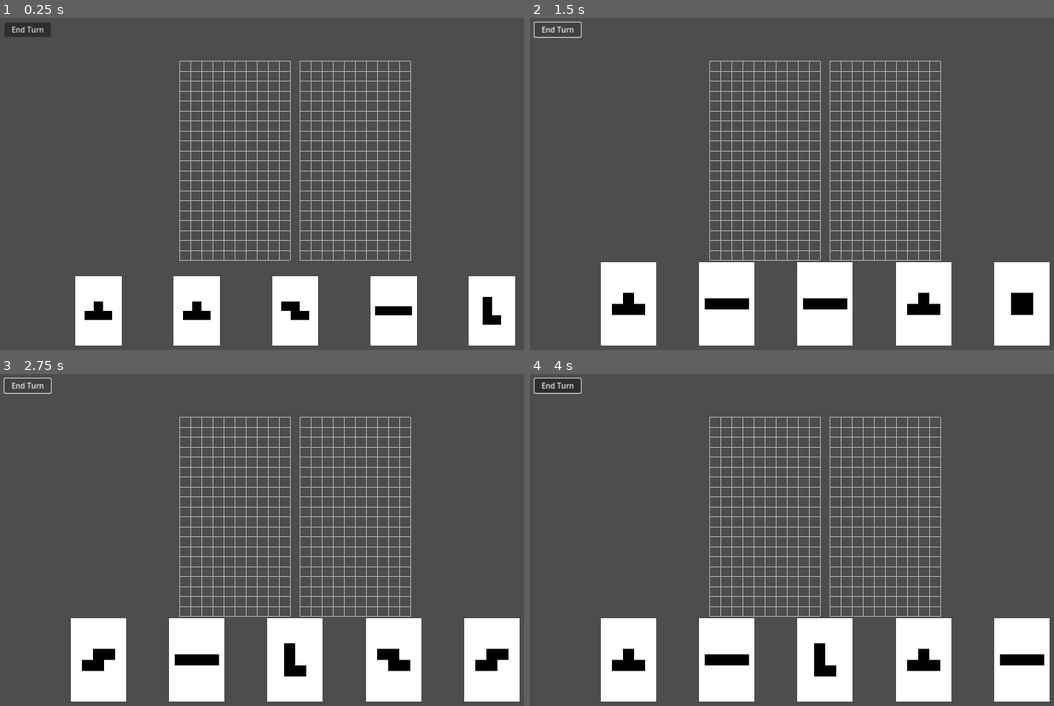
Above: before the commit, frames 1-4 (two rows, left to right).
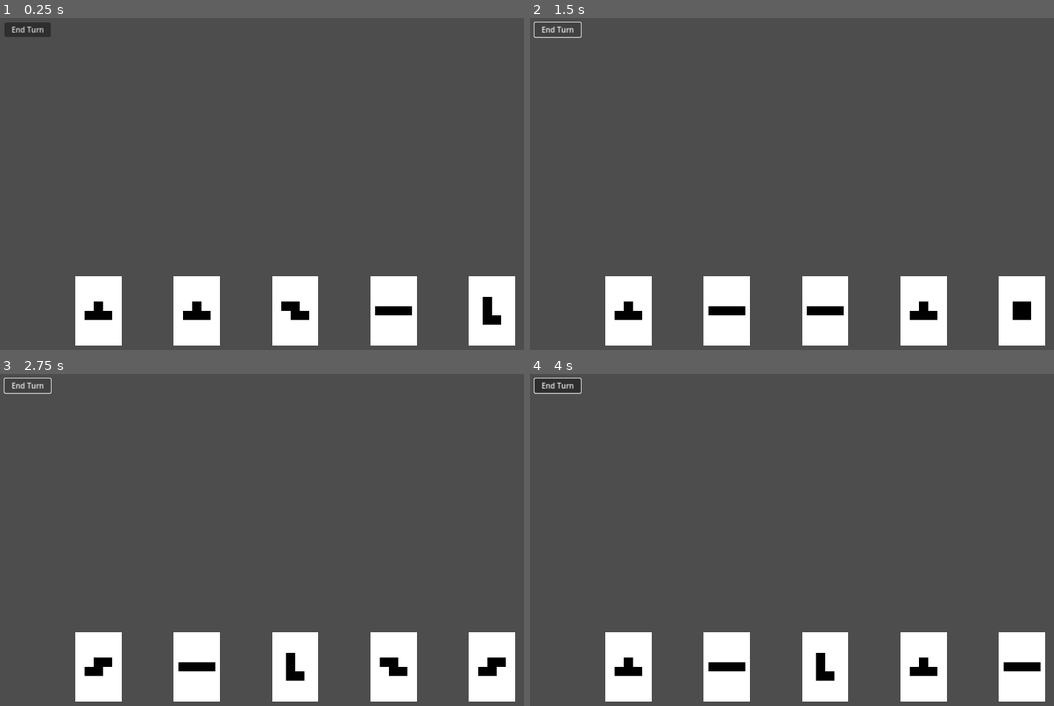
Above: after the commit, the same moments.

Repository: dBinet/SquirrelAttack
Game: Godot game, scene res://scenes/Main.tscn
Two runs of this game, one before a commit and one after it. Both use one fixed random seed, a clock stepped at 60 frames per second and the inputs below.
Inputs (mouse positions are in pixels of both pictures, inside the frame that each line leads up to):
- Up to frame 1 (0.25 s): no input
- Up to frame 2 (1.5 s): click "End Turn" at 0.5 s; click "End Turn" at 1.25 s
- Up to frame 3 (2.75 s): click "End Turn" at 2 s
- Up to frame 4 (4 s): tap Enter at 2.75 s; move the mouse to (954, 523) at 2.77 s; click (954, 523) at 2.92 s; tap Space at 3.5 s; drag from (708, 556) to (797, 606) at 3.52 s

The runs differ from the first frame. In frame 1, 3.7% of the frame differs, in the area x 34-79%, y 12-74%; in frame 2, 9.2%, in the area x 13-100%, y 12-99%; in frame 3, 9.1%; in frame 4, 9.2%.
Error after the commit: Parse Error: Cannot infer the type of "off_x" variable because the value doesn't have a set type. (res://scripts/Grid.gd:38)

Commit message:
Improve grid placement tolerance

Diff:
--- a/scripts/Grid.gd
+++ b/scripts/Grid.gd
@@ -29,17 +29,25 @@
     var positions: Array[Vector2] = card.get_global_block_positions()
     if positions.is_empty():
         return result
+
+    # Use the first block as the alignment reference. The piece must be
+    # reasonably close to the grid so that all blocks share the same offset.
     var first_local := to_local(positions[0])
-    var frac_x := fposmod(first_local.x, CELL_SIZE)
-    var frac_y := fposmod(first_local.y, CELL_SIZE)
+    var cell_x := first_local.x / CELL_SIZE
+    var cell_y := first_local.y / CELL_SIZE
+    var off_x := cell_x - round(cell_x)
+    var off_y := cell_y - round(cell_y)
+    if abs(off_x) > 0.25 or abs(off_y) > 0.25:
+        return result
+
     for pos in positions:
         var local := to_local(pos)
-        if abs(fposmod(local.x, CELL_SIZE) - frac_x) > 0.1:
+        var lx := local.x / CELL_SIZE - off_x
+        var ly := local.y / CELL_SIZE - off_y
+        if abs(lx - round(lx)) > 0.25 or abs(ly - round(ly)) > 0.25:
             return []
-        if abs(fposmod(local.y, CELL_SIZE) - frac_y) > 0.1:
-            return []
-        var ix := int(round(local.x / CELL_SIZE))
-        var iy := int(round(local.y / CELL_SIZE))
+        var ix := int(round(lx))
+        var iy := int(round(ly))
         result.append(Vector2i(ix, iy))
     return result
 
